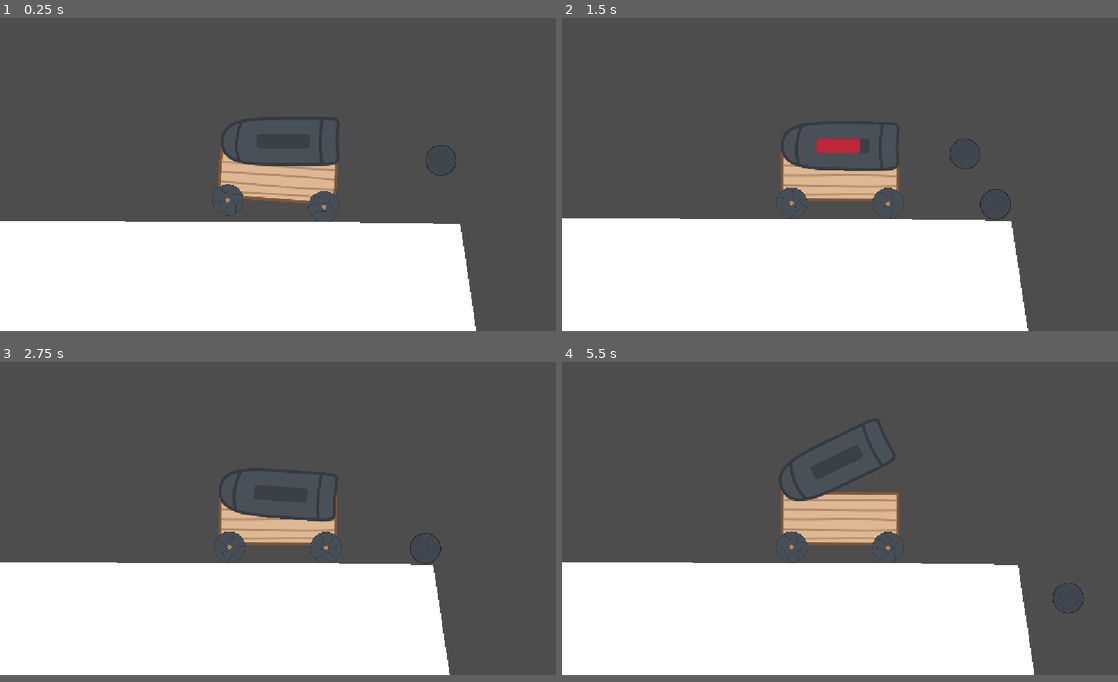
Above: before the commit, frames 1-4 (two rows, left to right).
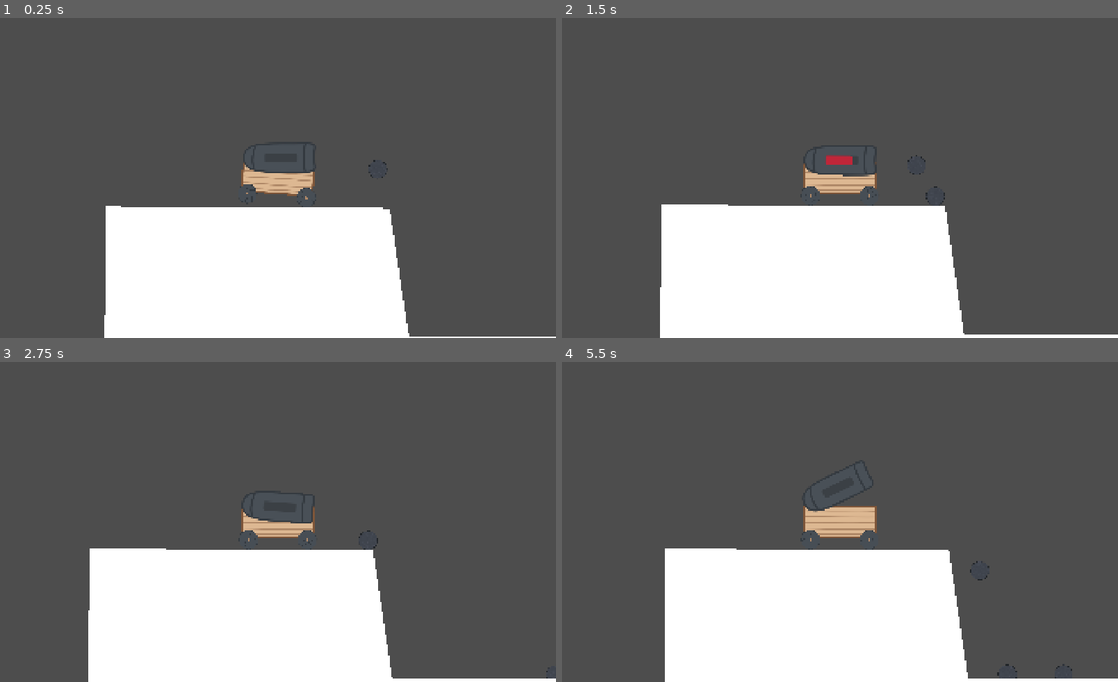
Above: after the commit, the same moments.

Repository: SuperNinjaCat5/Loose-Cannon
Game: Godot game, scene res://scenes/main.tscn
The game is run twice, just before and just after one commit, with the same random seed, the same clock (stepped at 60 frames per second) and the same inputs.
Inputs:
- Up to frame 1 (0.25 s): no input
- Up to frame 2 (1.5 s): hold D (Right) 0.53-1.28 s; hold Space (Interact) 0.53-1.28 s; hold S (Down) from 1.28 s (still down); tap Space (Interact) at 1.35 s
- Up to frame 3 (2.75 s): release S (Down) at 2.03 s; hold D (Right) from 2.03 s (still down); hold Space (Interact) from 2.03 s (still down)
- Up to frame 4 (5.5 s): release D (Right) at 2.78 s; release Space (Interact) at 2.78 s; hold W (Up) 2.78-3.53 s; tap Space (Interact) at 2.85, 4.35 s; hold Space (Interact) 3.53-4.28 s; hold A (Left) 3.53-5.03 s; hold S (Down) from 5.03 s (still down); hold Space (Interact) from 5.03 s (still down)
The window is 800x450 before the commit and 800x460 after it. Grey fills any space a smaller window leaves; there, only what the larger window draws over its background counts as a difference.

The runs differ from the first frame. In frame 1, 16% of the frame differs, in the area x 0-100%, y 30-100%; in frame 2, 16%; in frame 3, 14%; in frame 4, 16%, in the area x 0-100%, y 17-100%.

Commit message:
Update Journal.md and add fail to make fire shader

Diff:
--- a/project.godot
+++ b/project.godot
@@ -17,8 +17,10 @@
 
 [display]
 
+window/size/viewport_width=1880
+window/size/viewport_height=1080
+window/size/mode=2
 window/stretch/mode="canvas_items"
-window/stretch/aspect="expand"
 
 [input]
 
--- /dev/null
+++ b/scenes/levels/fire_shader.gdshader
@@ -0,0 +1,14 @@
+shader_type canvas_item;
+
+void vertex() {
+	// Called for every vertex the material is visible on.
+}
+
+void fragment() {
+	// Called for every pixel the material is visible on.
+}
+
+//void light() {
+//	// Called for every pixel for every light affecting the CanvasItem.
+//	// Uncomment to replace the default light processing function with this one.
+//}
--- /dev/null
+++ b/scenes/levels/potion_room.tscn
@@ -0,0 +1,77 @@
+[gd_scene format=3 uid="uid://b2ywcxdpaldvm"]
+
+[ext_resource type="Texture2D" uid="uid://mgocl12nt2ns" path="res://assets/potion_room/pedestal.jpeg" id="1_hpk4p"]
+[ext_resource type="Texture2D" uid="uid://bc25jp7ye2hcm" path="res://assets/potion_room/cauldron.jpeg" id="2_u3xto"]
+[ext_resource type="Texture2D" uid="uid://ivj5lwfticnv" path="res://assets/effects/fire_01.png" id="3_21ff1"]
+[ext_resource type="Texture2D" uid="uid://bk0xoe2fq0mv3" path="res://assets/effects/fire_02.png" id="4_6xvjt"]
+
+[sub_resource type="RectangleShape2D" id="RectangleShape2D_d8dhq"]
+size = Vector2(1880, 1080)
+
+[sub_resource type="Curve" id="Curve_jljl1"]
+_data = [Vector2(0, 0.017857194), 0.0, 0.0, 0, 0, Vector2(0.15837105, 0.56250006), 0.0, 0.0, 0, 0, Vector2(0.34841633, 0.82142866), 0.0, 0.0, 0, 0, Vector2(0.5339367, 1), 0.0, 0.0, 0, 0]
+point_count = 4
+
+[sub_resource type="Gradient" id="Gradient_k0p8n"]
+offsets = PackedFloat32Array(0, 0.80585104, 1)
+colors = PackedColorArray(0.9401661, 0.38141224, 3.85046e-07, 1, 1, 0.77254903, 0, 1, 1, 1, 0, 0)
+
+[sub_resource type="Gradient" id="Gradient_fy1vd"]
+offsets = PackedFloat32Array(0, 0.75797874, 1)
+colors = PackedColorArray(0.85490197, 0, 0.05490196, 1, 1, 0.8862745, 0, 1, 1, 0.4745098, 0, 1)
+
+[node name="potion_room" type="Node2D" unique_id=1044880242]
+
+[node name="Level_Bounds" type="Area2D" parent="." unique_id=1948425063]
+monitoring = false
+monitorable = false
+
+[node name="Boundtangle" type="CollisionShape2D" parent="Level_Bounds" unique_id=202325634]
+shape = SubResource("RectangleShape2D_d8dhq")
+disabled = true
+
+[node name="Pedestal" type="Sprite2D" parent="." unique_id=1529514582]
+position = Vector2(450, 470)
+texture = ExtResource("1_hpk4p")
+
+[node name="Cauldron" type="Sprite2D" parent="." unique_id=1078023893]
+position = Vector2(450, 170)
+texture = ExtResource("2_u3xto")
+
+[node name="Fire" type="Node2D" parent="." unique_id=1830292278]
+
+[node name="CPUParticles2D" type="CPUParticles2D" parent="Fire" unique_id=680445446]
+texture = ExtResource("3_21ff1")
+emission_shape = 1
+emission_sphere_radius = 1.0
+direction = Vector2(0, -1)
+spread = 50.0
+gravity = Vector2(0, -300)
+initial_velocity_min = 100.0
+initial_velocity_max = 200.0
+angular_velocity_min = 32.0
+angular_velocity_max = 32.0
+linear_accel_min = 100.0
+linear_accel_max = 100.0
+scale_amount_min = 0.5
+scale_amount_max = 0.5
+scale_amount_curve = SubResource("Curve_jljl1")
+color_ramp = SubResource("Gradient_k0p8n")
+
+[node name="CPUParticles2D2" type="CPUParticles2D" parent="Fire" unique_id=1832881785]
+texture = ExtResource("4_6xvjt")
+emission_shape = 1
+emission_sphere_radius = 1.0
+direction = Vector2(0, -1)
+spread = 50.0
+gravity = Vector2(0, -300)
+initial_velocity_min = 100.0
+initial_velocity_max = 200.0
+angular_velocity_min = 32.0
+angular_velocity_max = 32.0
+linear_accel_min = 100.0
+linear_accel_max = 100.0
+scale_amount_min = 0.5
+scale_amount_max = 0.5
+scale_amount_curve = SubResource("Curve_jljl1")
+color_ramp = SubResource("Gradient_fy1vd")
Binary file added: assets/potion_room/cauldron.jpeg
Not shown, added: assets/potion_room/cauldron.jpeg.import
Binary file added: assets/potion_room/pedestal.jpeg
Not shown, added: assets/potion_room/pedestal.jpeg.import
Not shown, added: journal-photos/new-art-july8-26.jpeg.import
Not shown, added: scenes/levels/fire_shader.gdshader.uid
Not shown, changed: journal.md
